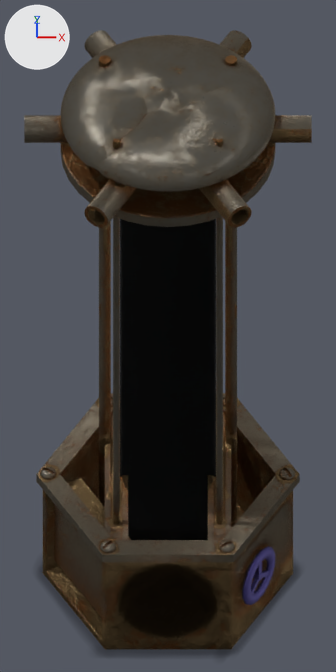
The Blender file blender/dust-sprayer.blend: old version first, new version second.
Before and after are seen from the file's camera 'Camera'. Every picture has the same lights, and +X, +Y and +Z are marked at upper left.

Objects in the first picture: 'Base', 'Base reinforce', 'Cap holder close', 'Cap holder far', 'Girder', 'Icosphere', 'Manual shadows smh', 'Plane', 'Spray base', 'Sprayer', 'Torus.001'.
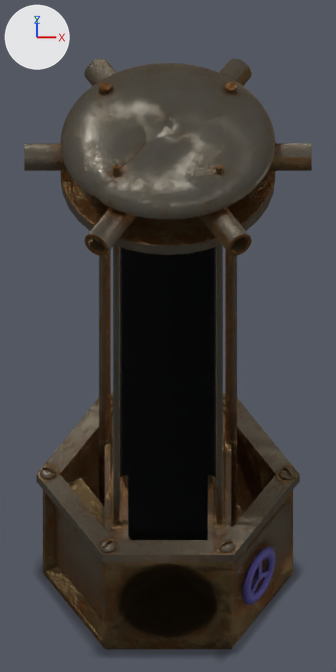
ob_sprayer_pivot is not drawn itself; it is used by a modifier of ob_sprayer.

Where the newer file only moved an object's origin or applied its transform, the numbers keep the older frame.

Where the change shows, as pixel boxes [x1, y1, x2, y2] in the pictures (336 x 672 px):
```json
{"object": "Icosphere", "change": "moved", "before": [61, 35, 275, 191], "after": [61, 63, 275, 219]}
{"object": "Sprayer", "change": "moved", "before": [24, 30, 312, 228], "after": [24, 58, 312, 256]}
{"object": "Spray base", "change": "moved", "before": [61, 143, 275, 227], "after": [61, 171, 275, 255]}
```

Edits to the scene script, one JSON object a line:
```json
{"block": "ob_plane", "where": "_m = ob_plane.modifiers.new('Array', 'ARRAY')"}
{"op": "set", "path": "_m.count", "old": "5", "new": "4"}
{"op": "set", "path": "ob_spray_base.location", "old": "(0.0, 0.0, 5.62)", "new": "(0.0, 0.0, 5.25)"}
{"op": "set", "path": "ob_sprayer.location", "old": "(0.0, 0.0, 5.84)", "new": "(0.0, 0.0, 5.47)"}
{"op": "set", "path": "ob_sprayer_pivot.location", "old": "(0.0, 0.0, 5.835)", "new": "(0.0, 0.0, 5.466)"}
{"op": "set", "path": "ob_icosphere.location", "old": "(0.0, 0.0, 5.84)", "new": "(0.0, 0.0, 5.47)"}
```
